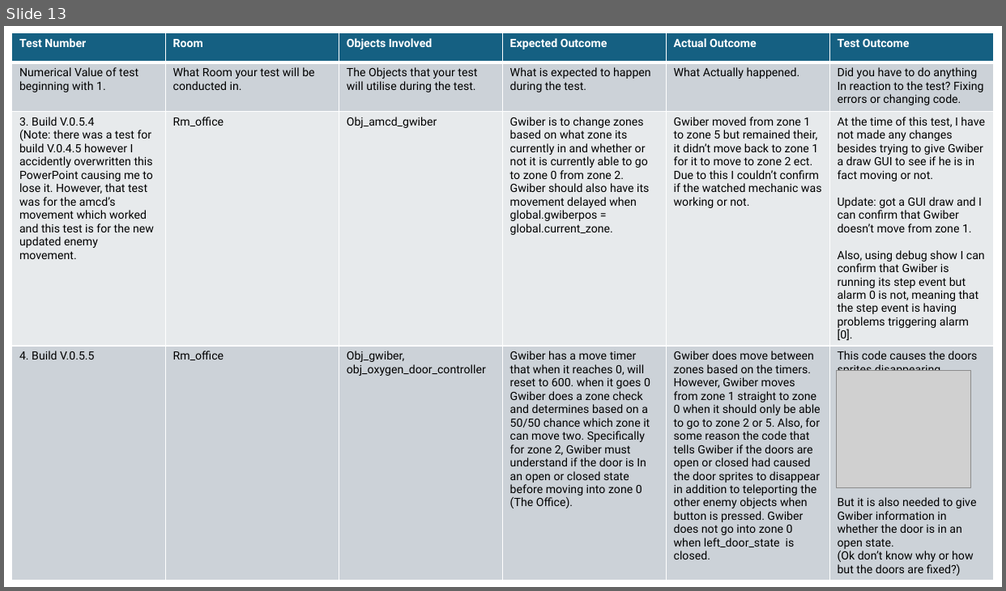
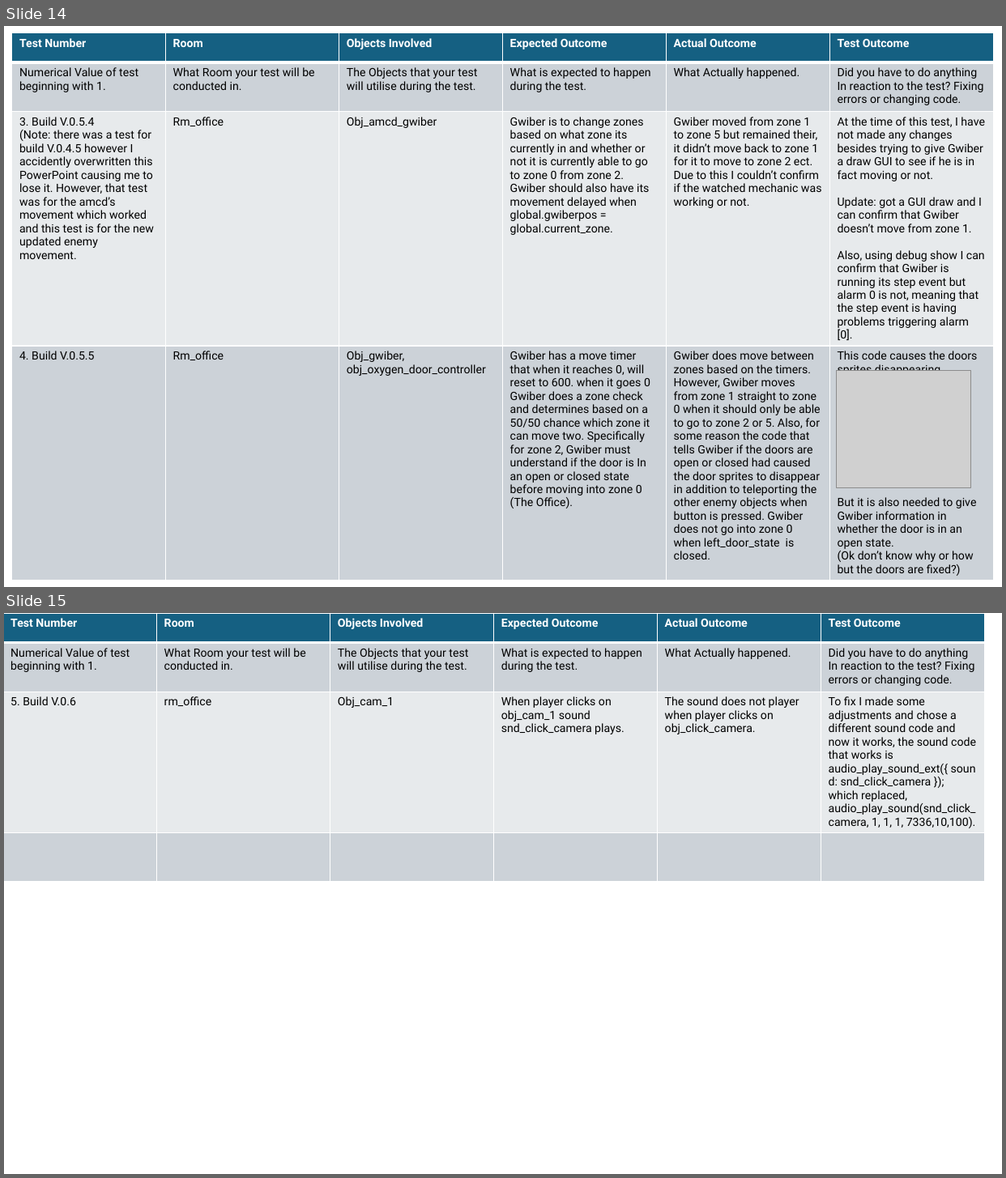
Before and after one commit to QuotedTrain5221/Critical-Failure-3, a slide deck: Logs/Development Log and Alpha Testing.pptx. Shown one above the other, each under a label of ours: slide 13 before the commit, slides 14 and 15 after it. The pictures are 1006x591 and 1006x1178 pixels, drawn with LibreOffice and Linux fonts; fonts in the diff are those of the drawing; grey boxes stand for pictures. Boxes give left, top, right and bottom in pixels: in the first picture for what was removed or moved away, otherwise in the second. Text is boxed around its words. In the diff, an @@ line names an element or a change of style, - is before the commit and + after.

Commit message:
Critical Failure V.0.6
Camera Buttons now have clicking sounds

```diff
--- a/Logs/Development Log and Alpha Testing.pptx
+++ b/Logs/Development Log and Alpha Testing.pptx
@@ slide 15 added at (x1=4, y1=613, x2=1002, y2=1174), background #FFFFFF @@
@@ table added at (x1=4, y1=613, x2=987, y2=885), 4 rows, 6 columns @@
+Test Number | Room | Objects Involved | Expected Outcome | Actual Outcome | Test Outcome
+Numerical Value of test beginning with 1. | What Room your test will be conducted in. | The Objects that your test will utilise during the test. | What is expected to happen during the test. | What Actually happened. | Did you have to do anything In reaction to the test? Fixing errors or changing code.
+5. Build V.0.6 | rm_office | Obj_cam_1 | When player clicks on obj_cam_1 sound snd_click_camera plays. | The sound does not player when player clicks on obj_click_camera. | To fix I made some adjustments and chose a different sound code and now it works, the sound code that works is audio_play_sound_ext({ sound: snd_click_camera }); which replaced, audio_play_sound(snd_click_camera, 1, 1, 1, 7336,10,100).
+ |  |  |  |  | 
@@ what was slide 13 is now slide 14 @@
```
Also in this commit, not shown: 1 slide changed, 1 other slide added, 49 other files.
